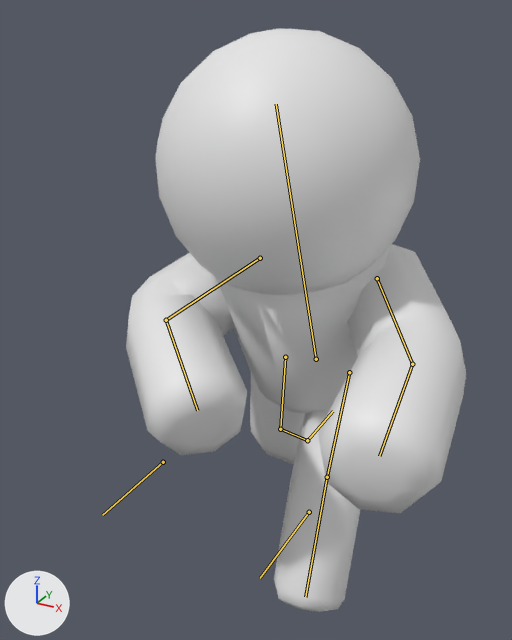
Before and after pictures for a commit that changed the Blender file itcs-5232/models/enemy.blend.
Rendered twice from a 50 mm lens placed at (0.93, -2.16, 1.86), pointed at (-0.09, -0.3, 0.93). Lighting does not change. The marker at lower left points along +X, +Y and +Z. Both versions are drawn at frame 0 of the action 'Walk'; the numbers are the values there. The bones that bend it are drawn over the model as lines.
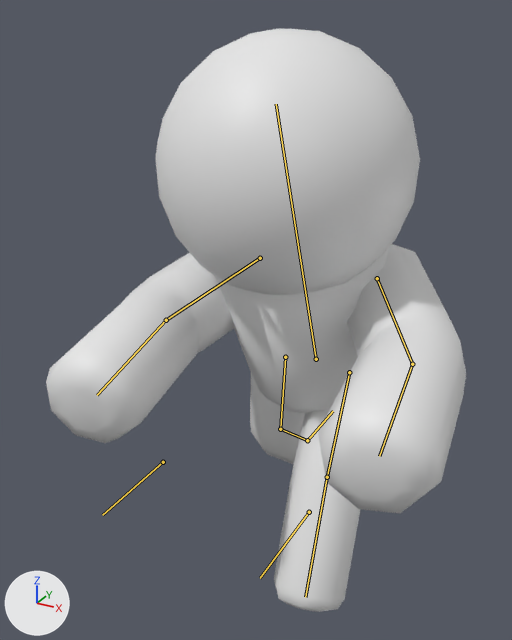
Pixel boxes (x1, y1, x2, y2) of what changed, in the pictures (512 x 640 px):
'Icosphere', posed (23% wider): before (126, 29, 466, 612); after (46, 29, 466, 612)
bone 'ArmLower.R', root to tip: before (166, 320) to (197, 410); after (166, 320) to (97, 395)

The change in detail:
Bone 'ArmLower.R' (bone_armlower_r) turns from (63, 1, 6) to (27, 20, -1) degrees about its own x, y and z.
